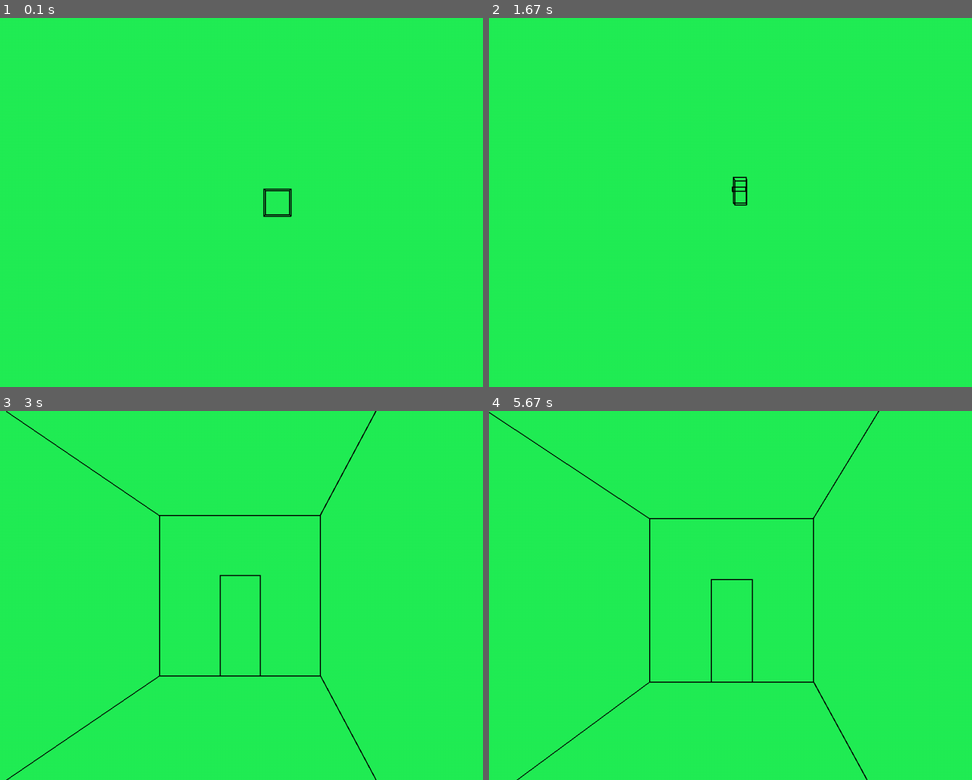
Above: before the commit, frames 1-4 (two rows, left to right).
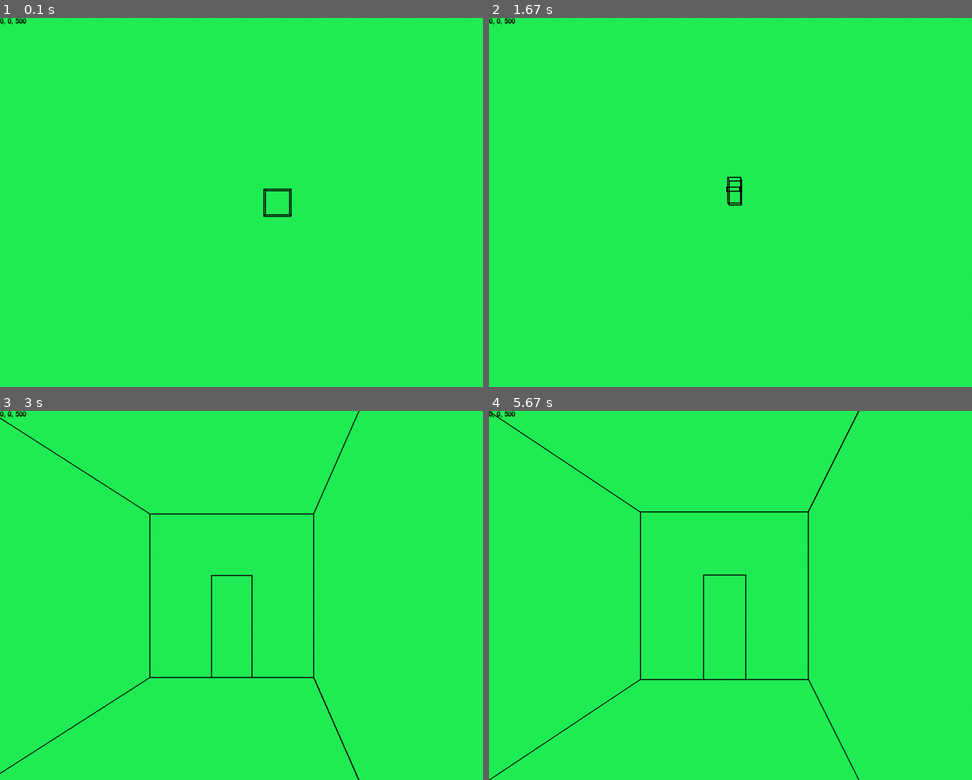
Above: after the commit, the same moments.

Repository: TreeWonTwoToFor/personal_projects
Game: pygame game, started from Python/Needs_Work/TreeOS/World/world_package/3d_renderer.py
Two runs of this game, one before a commit and one after it. Both use one fixed random seed, a clock stepped at 60 frames per second and the inputs below.
Inputs:
- Up to frame 1 (0.1 s): no input
- Up to frame 2 (1.67 s): hold Space 0.33-0.8 s; hold D 0.33-0.8 s; hold J 0.83-1.3 s; hold D 0.83-1.3 s; hold Tab from 1.33 s (still down); hold D from 1.33 s (still down)
- Up to frame 3 (3 s): release Tab at 1.8 s; release D at 1.8 s; tap Tab at 1.83 s; hold D 2.17-2.63 s; hold W 2.67-2.97 s
- Up to frame 4 (5.67 s): hold D 3-3.47 s; hold A 3.5-4.03 s; hold S 4.07-4.37 s; hold A 4.4-4.8 s; tap Space at 4.47, 4.77, 4.9, 5.3, 5.6 s; hold W 4.83-5.2 s; hold D from 5.23 s (still down)

The runs differ from the first frame. In frame 1, less than 0.1% of the frame differs, in the area x 0-6%, y 0-2%; in frame 2, 0.3%; in frame 3, 2.5%, in the area x 0-78%, y 0-100%; in frame 4, 2.5%.

Commit message:
stable build of TreeOS's 3d engine. stationary camera with no rotation

Diff:
--- a/Python/Needs_Work/TreeOS/World/main.py
+++ b/Python/Needs_Work/TreeOS/World/main.py
@@ -0,0 +1,8 @@
+import math
+import os
+
+os.system("clear")
+
+for i in range(0,36):
+    rad = math.radians(i*10)
+    print(math.cos(rad), math.sin(rad))
--- a/Python/Needs_Work/TreeOS/World/world_package/3d_renderer.py
+++ b/Python/Needs_Work/TreeOS/World/world_package/3d_renderer.py
@@ -9,32 +9,61 @@
 screenX = 1080
 screenY = 720
 bg_color = (34, 238, 85)
-FPS = 144
+FPS = 60
 clock = pygame.time.Clock()
 
 screen = pygame.display.set_mode((screenX, screenY), pygame.RESIZABLE)
+
+font = pygame.font.SysFont("comfortaa", 20)
 
 class camera:
     def __init__(self,  FL):
         self.x = 0
         self.y = 0
-        self.z = 0
-        self.FL = FL
+        self.z = FL
+        self.t = 0
 
     def info(self):
-        print(f"{self.x} {self.y} {self.z} \n{self.FL}")
+        print(f"{self.x} {self.y} {self.z} \n{self.z}")
 
+    def fix_theta(self):
+        while not (self.t > 0 and self.t < 360):
+            if self.t > 360:
+                self.t = self.t - 360
+            if self.t < 0:
+                self.t = self.t + 360
+
+    # takes a xyz position and translates it to the screen position
     def get_projected(self, point):
         can_draw = True
+        #point.z = point.z * out_z
         # projected = (Focal Length * axis)/(Focal Length + depth)
-        if (self.FL + point.z + self.z) < 0:
+        if (self.z + point.z) < 0:
             can_draw = False
-        if (self.FL + point.z + self.z) <= 0:
-            x_projected = (self.FL * (point.x + self.x))
-            y_projected = (self.FL * (point.y - self.y))
+        if (self.z + point.z) <= 0:
+            x_projected = (self.z * (point.x + self.x))
+            y_projected = (self.z * (point.y - self.y))
         else:
-            x_projected = (self.FL * (point.x + self.x))/(self.FL + (point.z + self.z))
-            y_projected = (self.FL * (point.y - self.y))/(self.FL + (point.z + self.z))
+            x_projected = (self.z * (point.x + self.x))/(self.z + (point.z))
+            y_projected = (self.z * (point.y - self.y))/(self.z + (point.z))
+        return (screenX/2+x_projected, screenY/2-y_projected, can_draw)
+
+    def get_projected_angle(self, point):
+        can_draw = True
+        out_x,out_z = math.sin(math.radians(self.t)), math.sin(math.radians(self.t))+1
+        rotated_x = point.x * out_x
+        #point.z = point.z * out_z
+        # projected = (Focal Length * axis)/(Focal Length + depth)
+        if (self.z + point.z) < 0:
+            can_draw = False
+        if (self.z + point.z) <= 0:
+            x_projected = (self.z * (rotated_x + self.x))
+            y_projected = (self.z * (point.y - self.y))
+        else:
+            x_projected = (self.z * (rotated_x + self.x))/(self.z + (point.z))
+            y_projected = (self.z * (point.y - self.y))/(self.z + (point.z))
+        out_x,out_y = 1 * math.cos(self.t), 1 * math.sin(self.t)
+        #return (screenX/2+x_projected, screenY/2-y_projected, can_draw) - og output
         return (screenX/2+x_projected, screenY/2-y_projected, can_draw)
 
 class point:
@@ -60,7 +89,7 @@
     pa_projected = game_camera.get_projected(pa)
     pb_projected = game_camera.get_projected(pb)
     if not pa_projected[2] and not pb_projected[2]:
-        print("can't draw")
+        doesnt_draw = True
     else:
         pygame.draw.line(screen, (0,0,0), (pa_projected[0], pa_projected[1]), (pb_projected[0], pb_projected[1]), 2)
 
@@ -72,10 +101,9 @@
             else:
                 draw_line(poly[0], poly[-1])
 
-# Data Reading Functionality
+# takes a json file, and returns a list of polys (lists of points)
 def points_from_model(file_name):
-    # json_file = open("C:\\Tree's Stuff\\Programming\\Python\\Needs_Work\\TreeOS\\World\\world_package\\models\\box.json")
-    json_file = open(file_name) # change to file_name after testing
+    json_file = open(file_name)
     json_data = json.load(json_file)
     json_index = 1
     mega_point_list = []
@@ -88,16 +116,21 @@
     json_file.close()
     return mega_point_list
 
+def update_poly_lists(model_list, model_index):
+    global absolute_poly_list
+    global relative_poly_list
+    absolute_poly_list, relative_poly_list = points_from_model(model_list[model_index]),points_from_model(model_list[model_index])
+
 def move_points(direction, amount, poly_list):
     for poly in poly_list:
         for point in poly:
             point.move(direction, amount)
 
 game_camera = camera(500)
-w_held, s_held, a_held, d_held = False, False, False, False
+w_held, s_held, a_held, d_held, j_held = False, False, False, False, False
 model_list = ["models//xyz_marker.json", "models//box.json", "models//arcade_machine.json", "models//room.json"]
 model_index = 1
-poly_list = points_from_model(model_list[model_index])
+update_poly_lists(model_list, model_index)
 movement_speed = 240/FPS
 is_jumping = False
 jump_time = 0
@@ -105,8 +138,13 @@
 running = True
 while running:
     screen.fill(bg_color)
-    connect_points(poly_list)
-    os.system('cls')
+    text = font.render(f"{int(game_camera.x)}, {int(game_camera.y)}, {int(game_camera.z)}", True, (0, 0, 0))
+    screen.blit(text, (0, 0))
+    connect_points(relative_poly_list)
+    """for ply in range(len(absolute_poly_list)):
+        for pt in range(len(absolute_poly_list[ply])):
+            absolute_poly_list[ply][pt].info()
+            relative_poly_list[ply][pt].info()"""
     for event in pygame.event.get():
         if event.type == pygame.QUIT:
             running = False
@@ -118,13 +156,15 @@
                 case pygame.K_TAB:
                     if model_index is not len(model_list)-1: model_index += 1
                     else: model_index = 0
-                    poly_list = points_from_model(model_list[model_index])
+                    update_poly_lists(model_list, model_index)
+                    game_camera.t = 0
                 case pygame.K_SPACE:
                     is_jumping = True
                 case pygame.K_w: w_held = True
                 case pygame.K_s: s_held = True
                 case pygame.K_a: a_held = True
                 case pygame.K_d: d_held = True
+                case pygame.K_j: j_held = True
                 case pygame.K_ESCAPE: running = False
         if event.type == pygame.KEYUP:
             match event.key:
@@ -134,10 +174,12 @@
                 case pygame.K_s: s_held = False
                 case pygame.K_a: a_held = False
                 case pygame.K_d: d_held = False
-    if w_held: move_points("z", -movement_speed, poly_list)
-    if s_held: move_points("z", movement_speed, poly_list)
-    if a_held: move_points("x", movement_speed, poly_list)
-    if d_held: move_points("x", -movement_speed, poly_list)
+                case pygame.K_j: j_held = False
+    if w_held: move_points("z", -movement_speed, relative_poly_list) # game_camera.z -= 2
+    if s_held: move_points("z", movement_speed, relative_poly_list) # game_camera.z += 2
+    if a_held: move_points("x", movement_speed, relative_poly_list) # game_camera.x += 2
+    if d_held: move_points("x", -movement_speed, relative_poly_list) # game_camera.x -= 2
+    if j_held: game_camera.t += 1
     if is_jumping or jump_time != 0:
         if jump_time <= FPS/3:
             game_camera.y = math.pow((jump_time-(FPS/6)), 2) * (-1/((1/900)*math.pow(FPS,2)))+25
